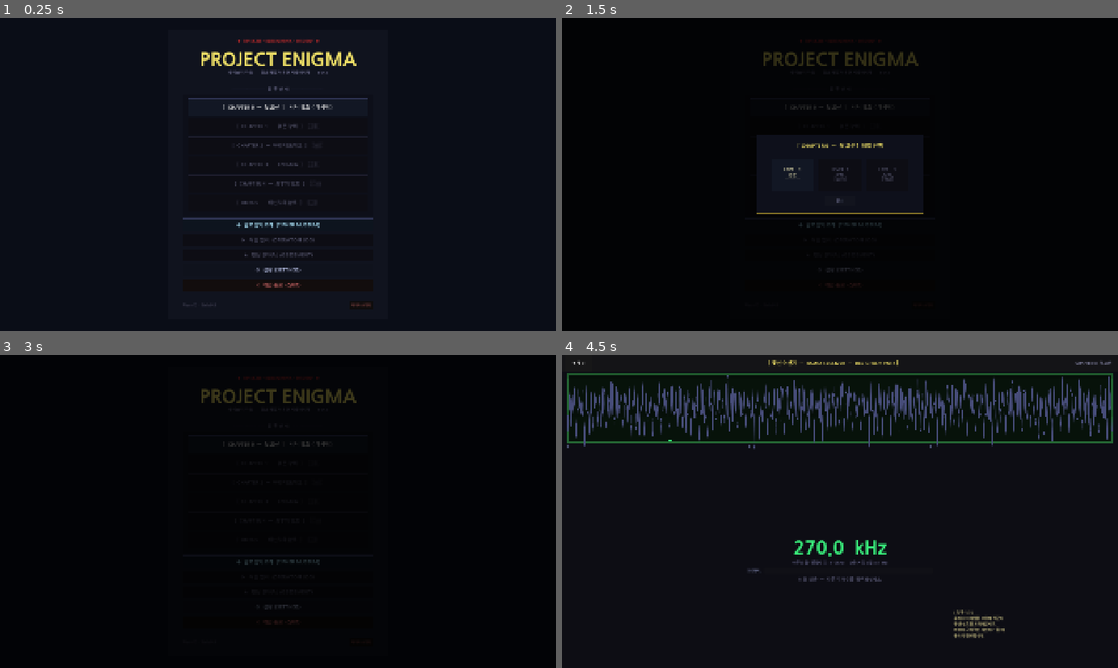
Above: before the commit, frames 1-4 (two rows, left to right).
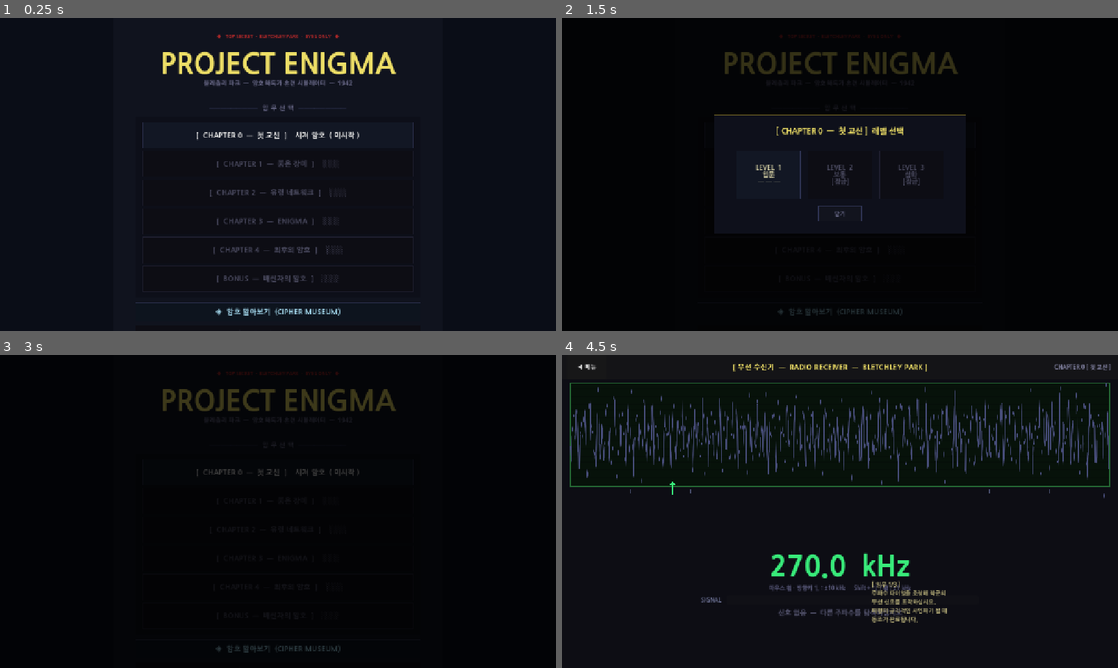
Above: after the commit, the same moments.

Repository: soomin007/Enigma
Game: Godot game, scene res://scenes/MainMenu.tscn
Same seed, same stepped clock (60 frames per second), same inputs: the game is played once before the commit and once after it.
Inputs:
- Up to frame 1 (0.25 s): no input
- Up to frame 2 (1.5 s): click "[ CHAPTER 0 — 첫 교신 ] 시저 암호 ( …" at 0.5 s; click "[ CHAPTER 0 — 첫 교신 ] 시저 암호 ( …" at 1.25 s
- Up to frame 3 (3 s): click "◈ 암호 알아보기 (CIPHER MUSEUM)" at 2 s; click "LEVEL 1 입문 ─ ─ ─" at 2.75 s
- Up to frame 4 (4.5 s): click "◀ 메뉴" at 3.5 s; click "책상 앞에 앉는다 →" at 4.25 s

The runs differ from the first frame. In frame 1, 5.4% of the frame differs, in the area x 24-76%, y 5-96%; in frame 2, 3.4%; in frame 3, 2.1%; in frame 4, 14%, in the area x 0-100%, y 1-91%.

Commit message:
fix: 기준 해상도 1920x720→1280x720로 낮춰 웹 UI 가독성 개선
canvas_items 스트레치는 (창크기/기준해상도)로 스케일하므로,
기준 해상도를 낮추면 같은 창에서 UI·글자가 1.5배 크게 보인다.
16:9 유지라 레이아웃 비율·앵커 배치는 그대로. 카드 그리드(최대 x≈976)도 1280 폭에 안전.

Co-Authored-By: Claude Opus 4.8 (1M context) <noreply@anthropic.com>

Diff:
--- a/project.godot
+++ b/project.godot
@@ -29,11 +29,9 @@
 
 [display]
 
-window/size/viewport_width=1920
-window/size/viewport_height=1080
-window/size/mode=0
+window/size/viewport_width=1280
+window/size/viewport_height=720
 window/stretch/mode="canvas_items"
-window/stretch/aspect="keep"
 
 [gui]
 
